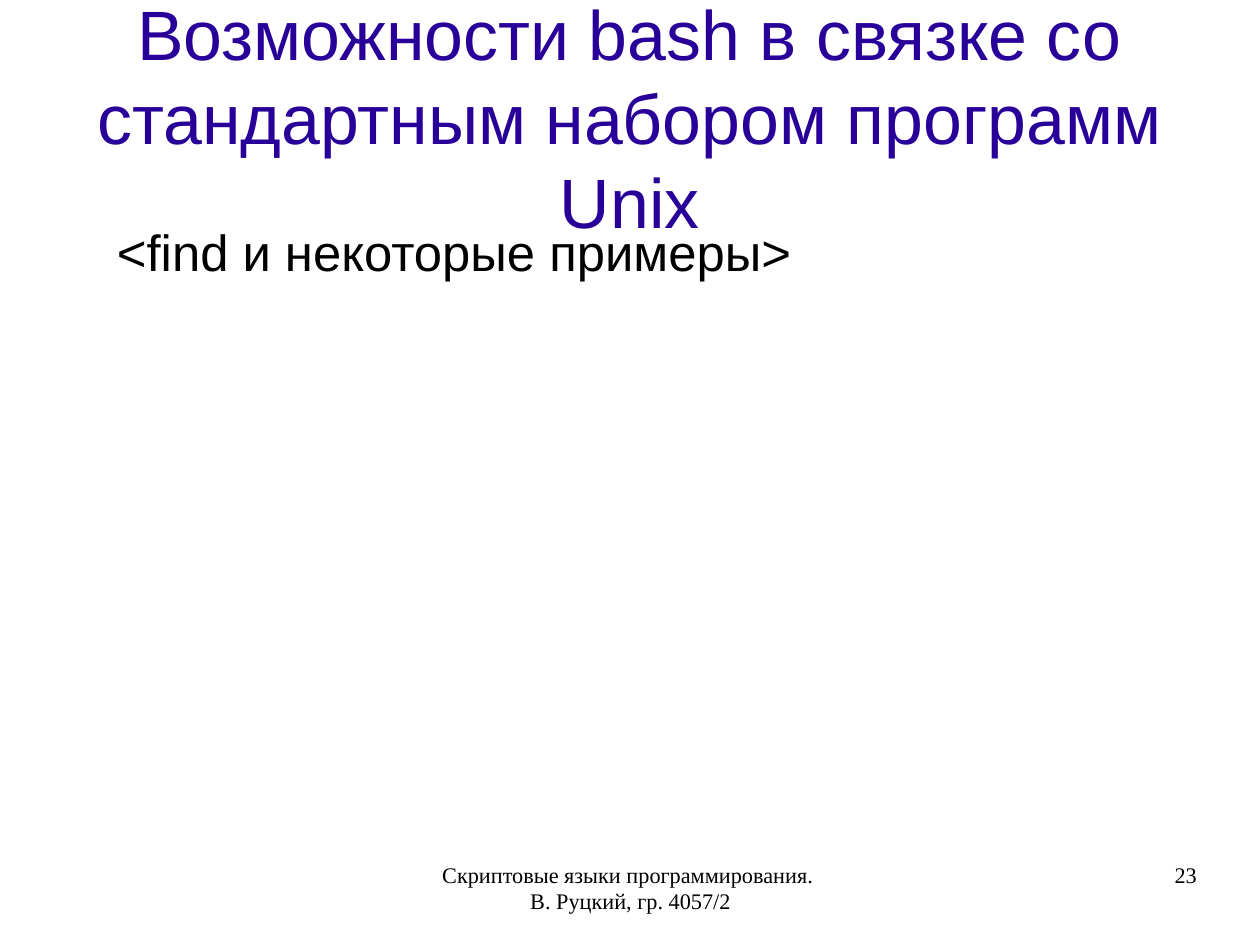
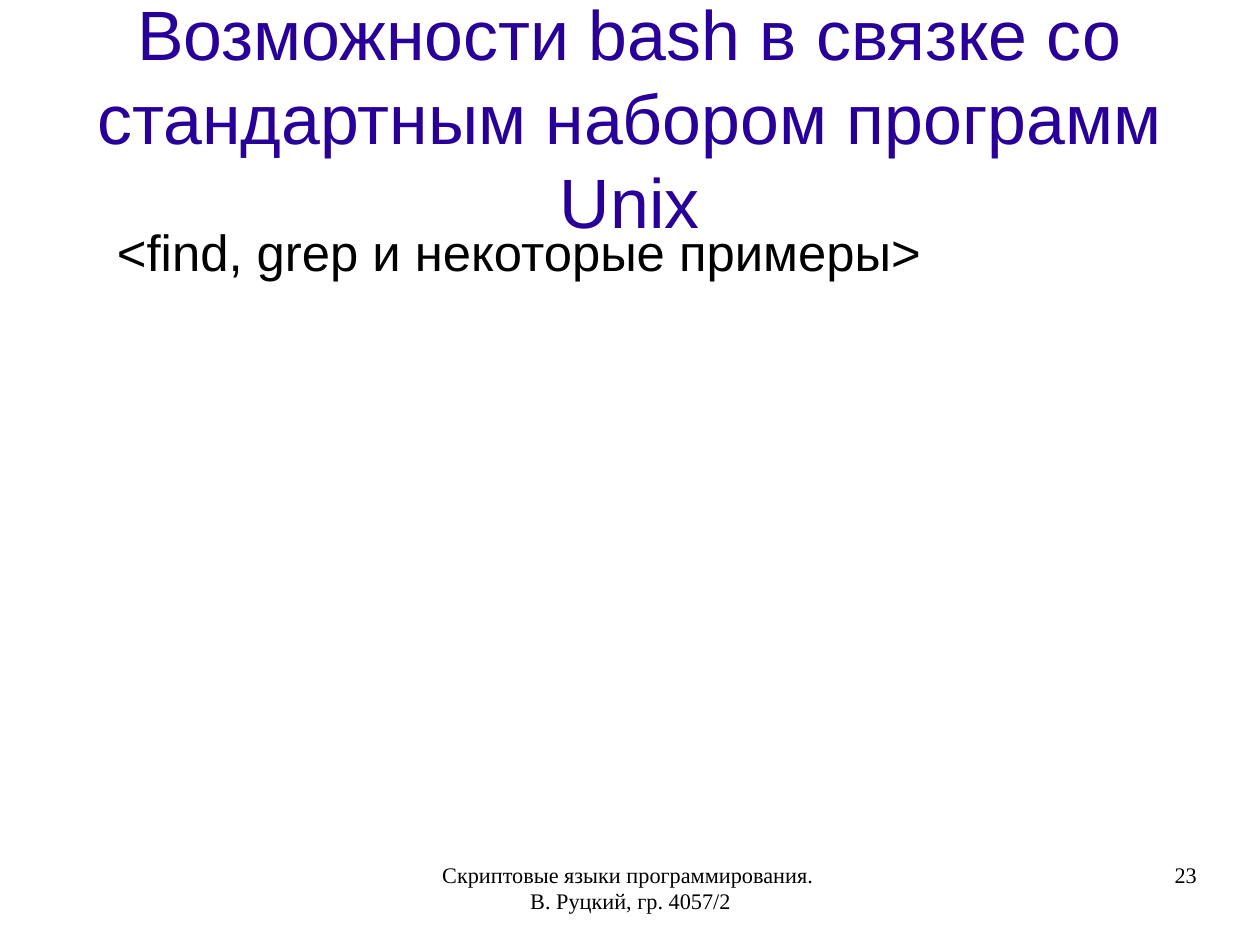
Before and after one commit to rutsky/semester07, a slide deck: slide 23 of Operation_systems/scripting_languages/40572_Rutsky_Scripting_languages.odp. Drawn at 1260x945 pixels with LibreOffice and Linux fonts; fonts in the diff are those of the drawing. Boxes give left, top, right and bottom in pixels: in the first picture for what was removed or moved away, otherwise in the second. Text is boxed around its words. In the diff, an @@ line names an element or a change of style, - is before the commit and + after.

```diff
--- a/Operation_systems/scripting_languages/40572_Rutsky_Scripting_languages.odp
+++ b/Operation_systems/scripting_languages/40572_Rutsky_Scripting_languages.odp
@@ text at [117,234,921,282]: text changed @@
-<find и некоторые примеры>
+<find, grep и некоторые примеры>
```
Also in this commit, not shown: 2 other slides changed, 3 slides added, 1 other file.
